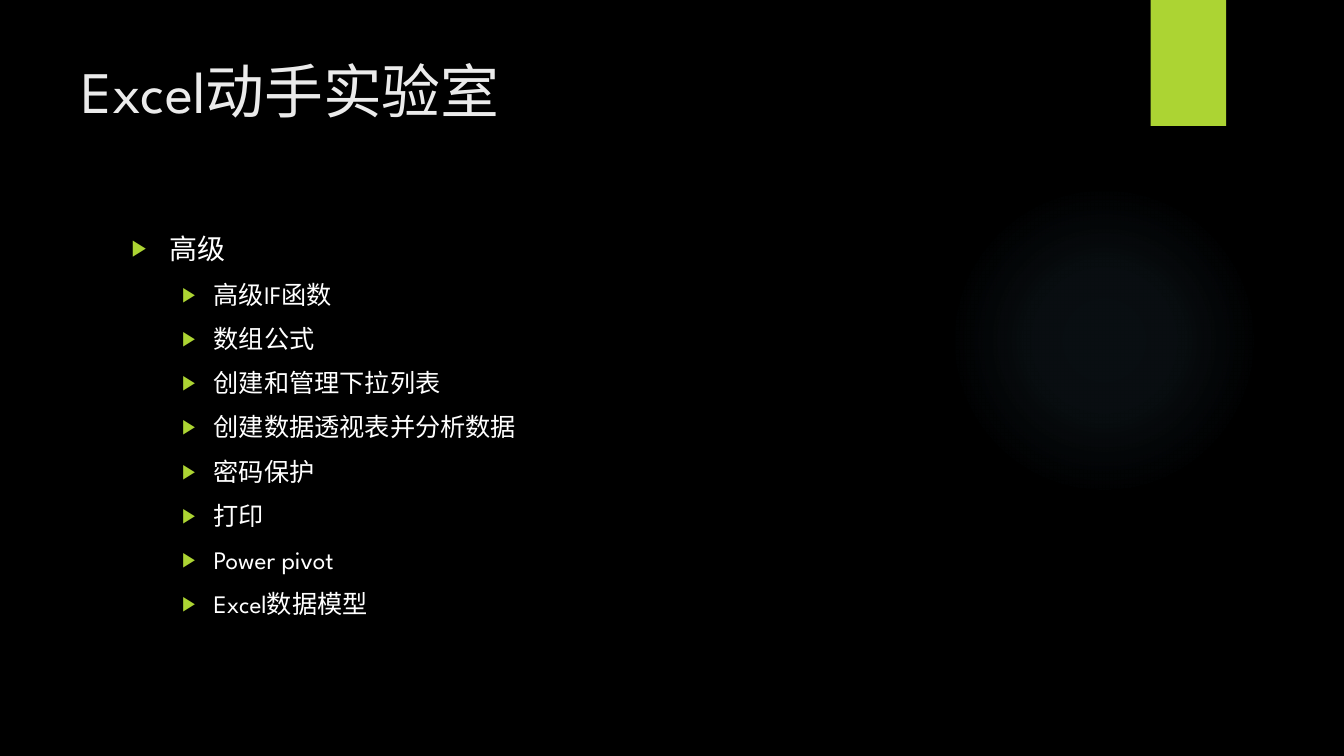
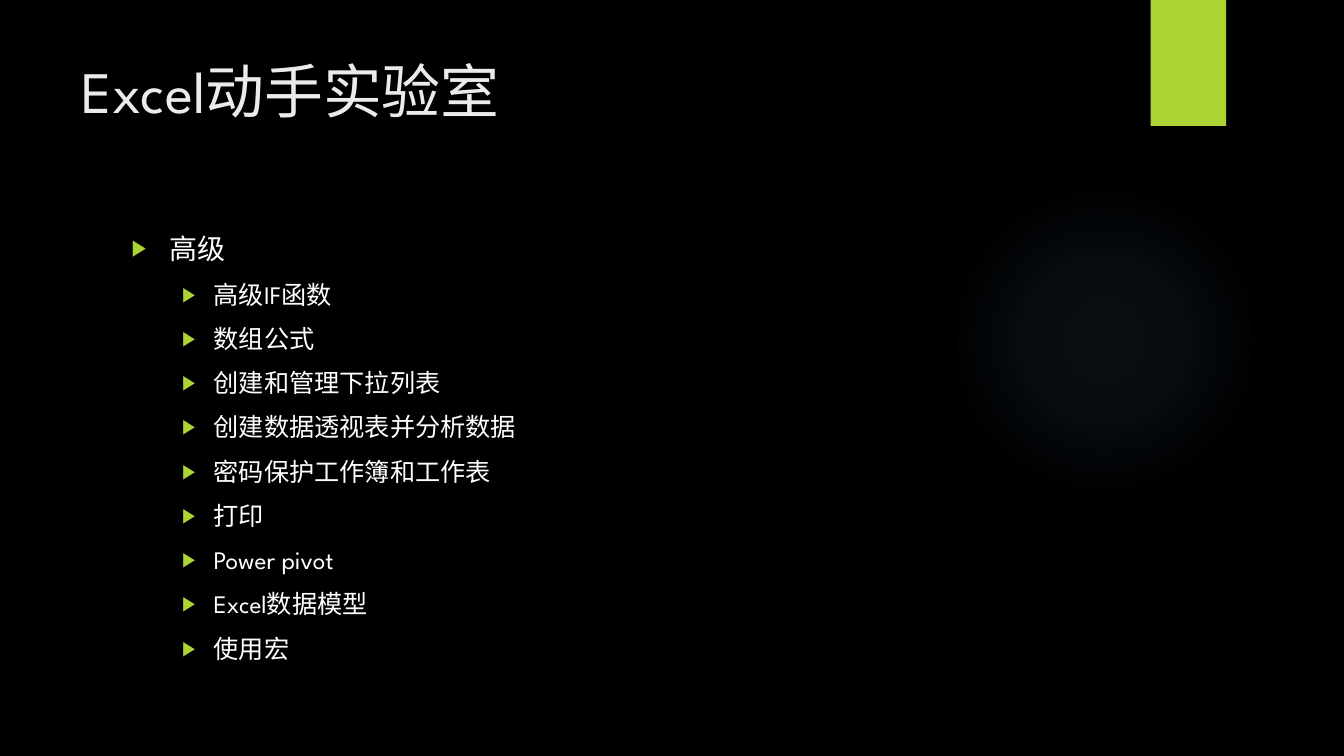
Before and after one commit to BigEgg/OfficeTraining, a slide deck: slide 6 of Excel动手实验室.pptx. Drawn at 1344x756 pixels with LibreOffice and Linux fonts; fonts in the diff are those of the drawing; background and template pictures are left out. Boxes give left, top, right and bottom in pixels: in the first picture for what was removed or moved away, otherwise in the second. Text is boxed around its words. In the diff, an @@ line names an element or a change of style, - is before the commit and + after.

```diff
--- a/Excel动手实验室.pptx
+++ b/Excel动手实验室.pptx
@@ text at <box>214,459,491,483</box>: text changed @@
-  ▶ 密码保护
+  ▶ 密码保护工作簿和工作表
@@ text at <box>214,636,290,660</box>: paragraph added @@
+  ▶ 使用宏
```
Also in this commit, not shown: 1 slide added.
